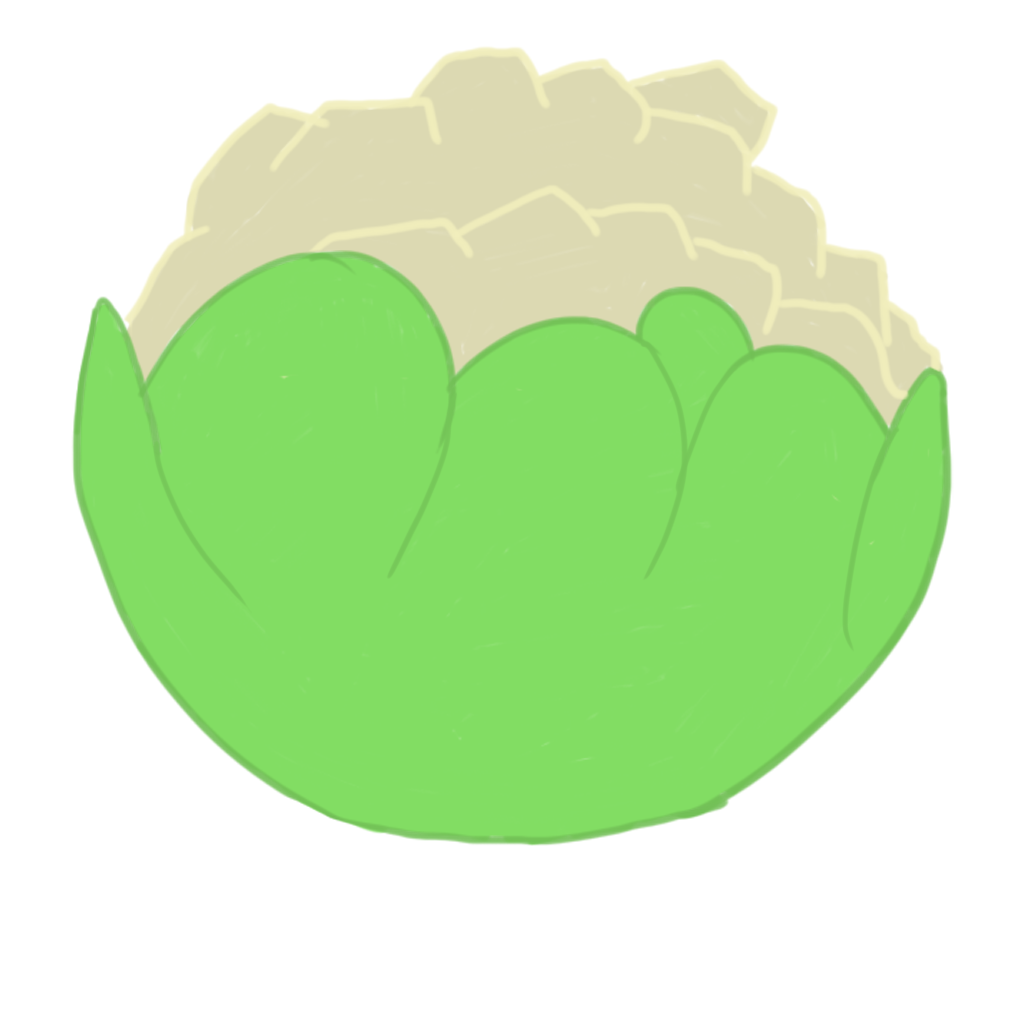
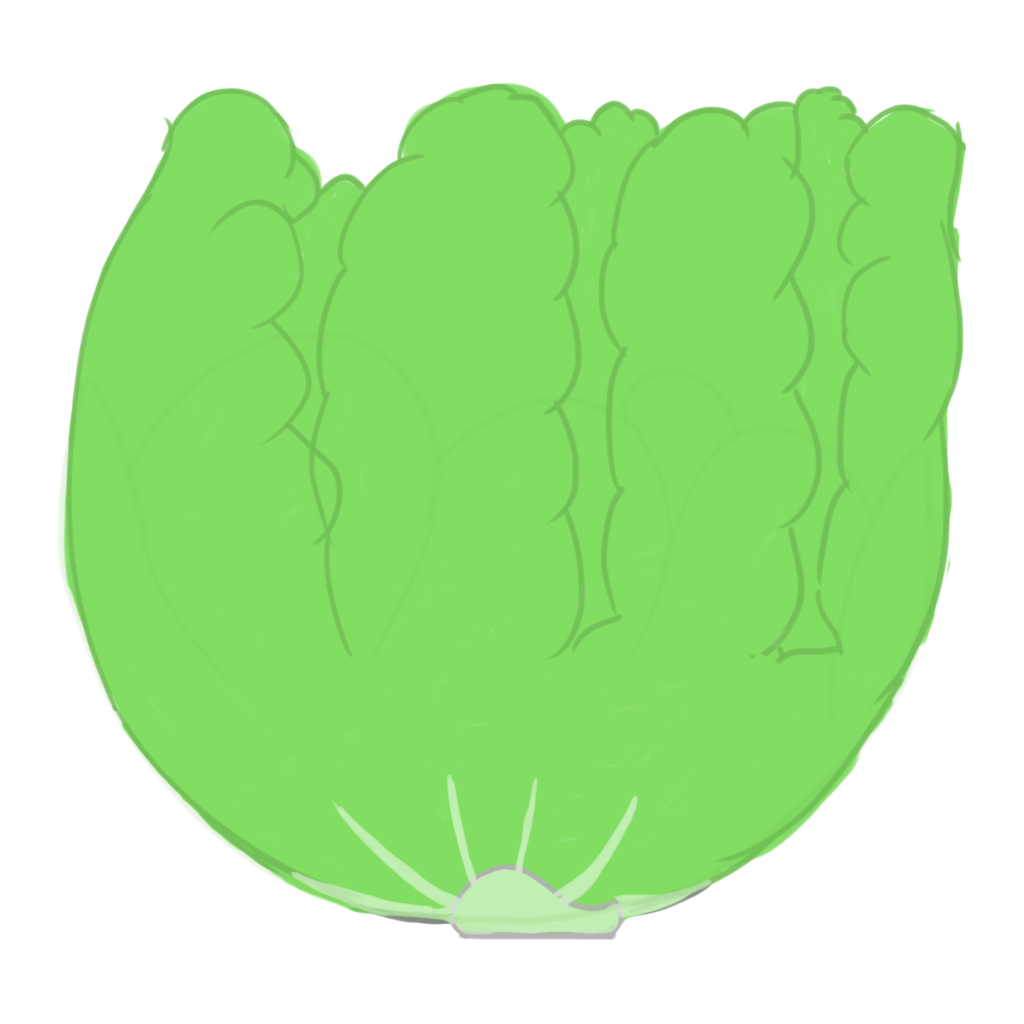
Revision of a layered 1024×1024 image; what changed, layer by layer:
hid "Layer 2" over (122, 46, 943, 546)
"Layer 3": opacity 100% → 16%, painted on it over (57, 250, 954, 927)
hid "Layer 5", painted on it over (107, 48, 946, 510)
added layer "Layer 7" above "Layer 9" over (316, 86, 870, 201)
added layer "Layer 9" (screen) above "Layer 8" over (290, 774, 714, 937)
added layer "Layer 8" above "Layer 6" over (448, 864, 625, 940)
added layer "Layer 6" above "Layer 4" over (65, 84, 967, 932)
painted on "Layer 4" over (61, 83, 967, 938)
